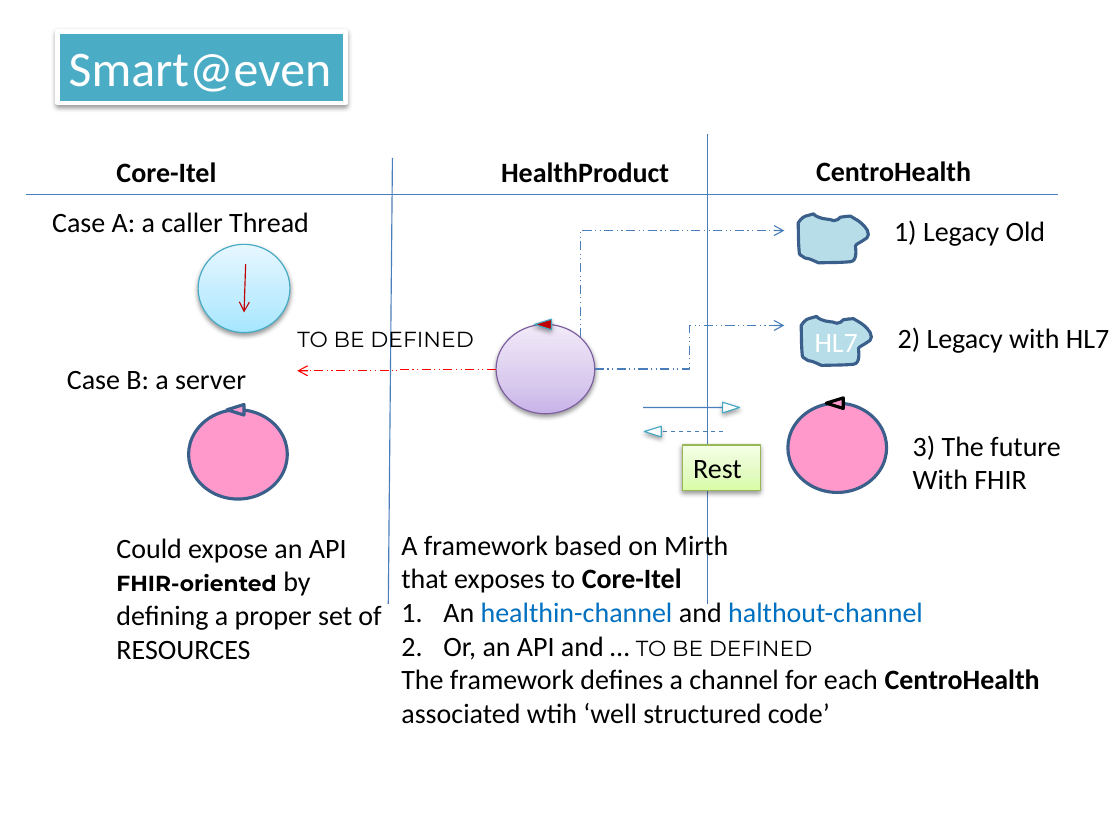
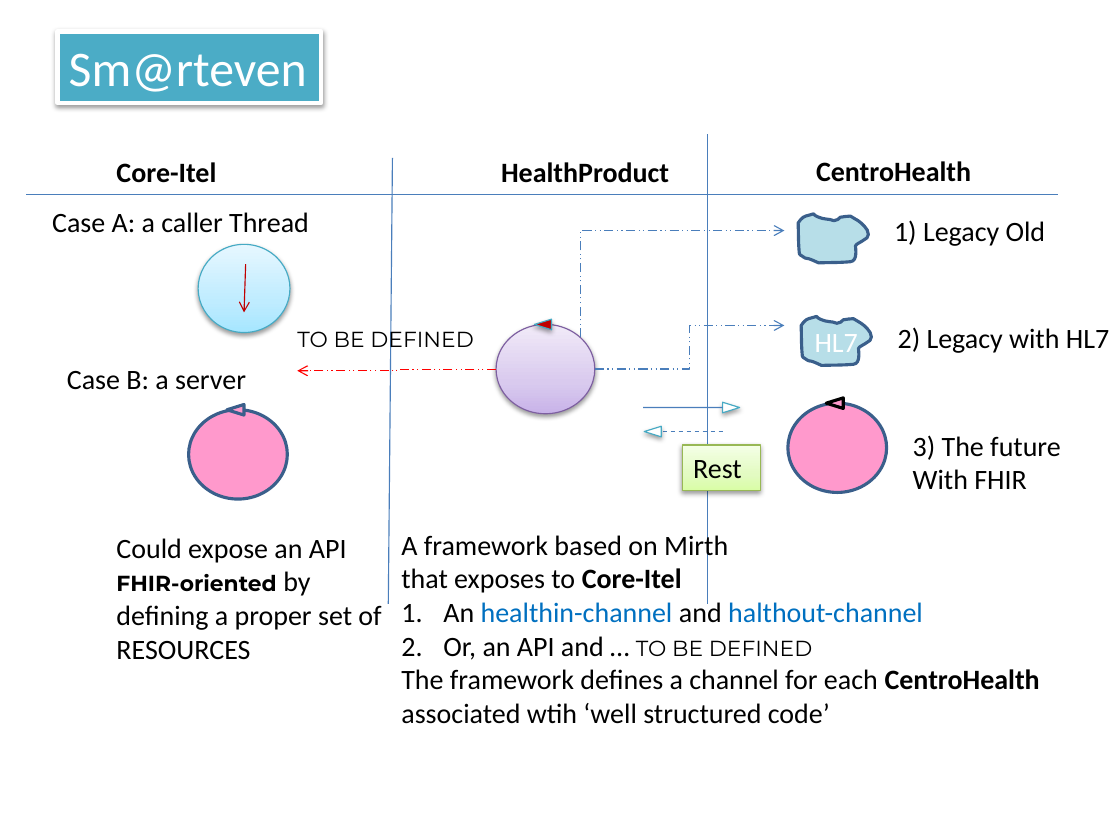
Before and after one commit to anatali/natMaterial, a slide deck: slide 13 of health/userDocs/UniboFigs.pptx (slide 12 before the commit). Drawn at 1120x840 pixels with LibreOffice and Linux fonts; fonts in the diff are those of the drawing. Boxes give left, top, right and bottom in pixels: in the first picture for what was removed or moved away, otherwise in the second. Text is boxed around its words. In the diff, an @@ line names an element or a change of style, - is before the commit and + after.

```diff
--- a/health/userDocs/UniboFigs.pptx
+++ b/health/userDocs/UniboFigs.pptx
@@ rectangle "Sm@rteven": place and size @@
-rectangle "Sm@rteven" at (58,31,346,103)
+rectangle "Sm@rteven" at (58,31,321,103)
@@ text in rectangle at (69,53,307,92): text changed @@
-Smart@even
+Sm@rteven
```
Also in this commit, not shown: 2 slides added, 7 other files.
